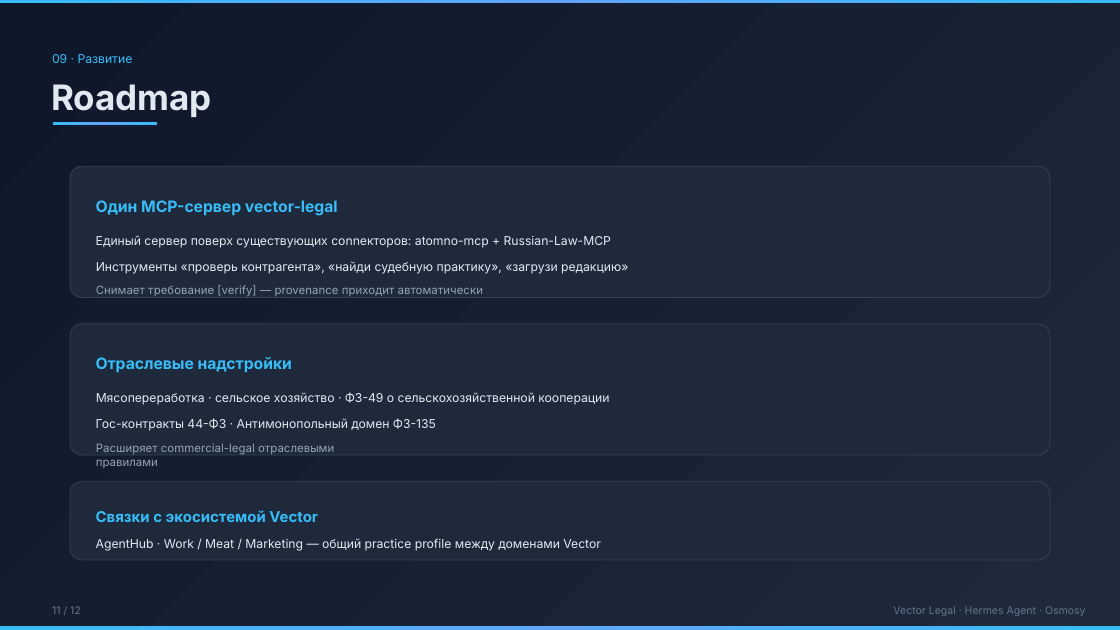
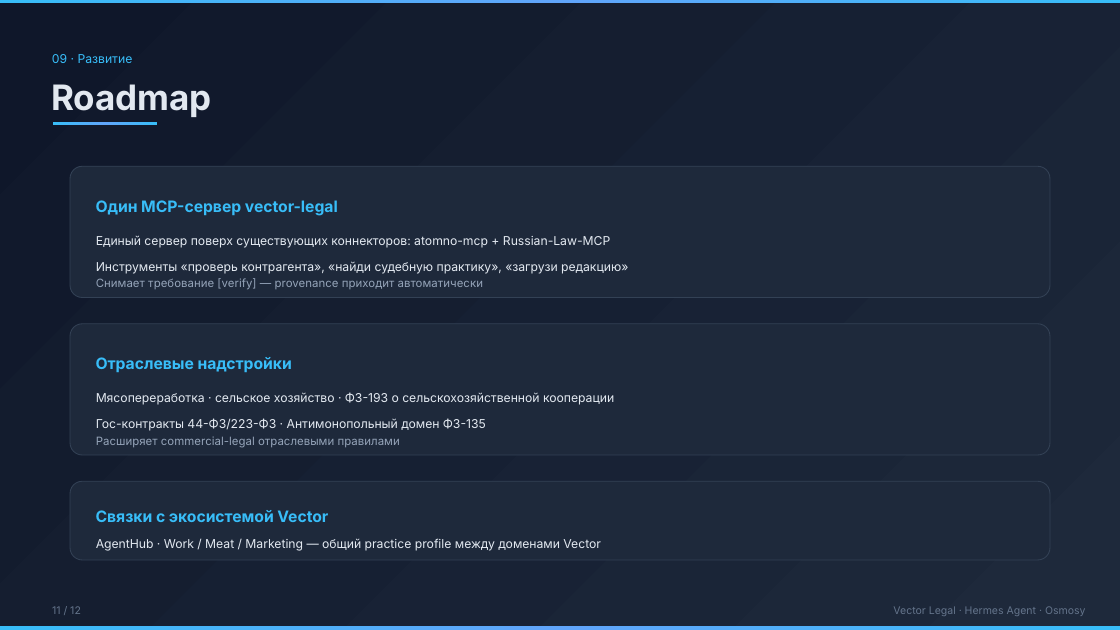
Before and after one commit to Osmosy/vector-legal, a slide deck: slide 11 of vector-legal-presentation.pptx. Drawn at 1120x630 pixels with LibreOffice and Linux fonts; fonts in the diff are those of the drawing. Boxes give left, top, right and bottom in pixels: in the first picture for what was removed or moved away, otherwise in the second. Text is boxed around its words. In the diff, an @@ line names an element or a change of style, - is before the commit and + after.

```diff
--- a/vector-legal-presentation.pptx
+++ b/vector-legal-presentation.pptx
@@ text at [96, 235, 610, 248]: text changed @@
-Единый сервер поверх существующих conneкторов: atomno-mcp + Russian-Law-MCP
+Единый сервер поверх существующих коннекторов: atomno-mcp + Russian-Law-MCP
@@ text "Снимает требование [verify] — provenance ...": place and size @@
-text "Снимает требование [verify] — provenance ..." at [96, 285, 483, 296]
+text "Снимает требование [verify] — provenance ..." at [96, 278, 483, 289]
@@ text at [96, 392, 614, 405]: text changed @@
-Мясопереработка · сельское хозяйство · ФЗ-49 о сельскохозяйственной кооперации
+Мясопереработка · сельское хозяйство · ФЗ-193 о сельскохозяйственной кооперации
@@ text at [96, 418, 486, 431]: text changed @@
-Гос-контракты 44-ФЗ · Антимонопольный домен ФЗ-135
+Гос-контракты 44-ФЗ/223-ФЗ · Антимонопольный домен ФЗ-135
@@ text "Расширяет commercial-legal отраслевыми правилами" rewrapped from [96, 443, 334, 468] to [96, 436, 400, 448] @@
@@ text "Связки с экосистемой Vector" at [96, 510, 328, 522]: size 12.8 to 13.5 pt @@
```
Also in this commit, not shown: 11 other slides changed.
